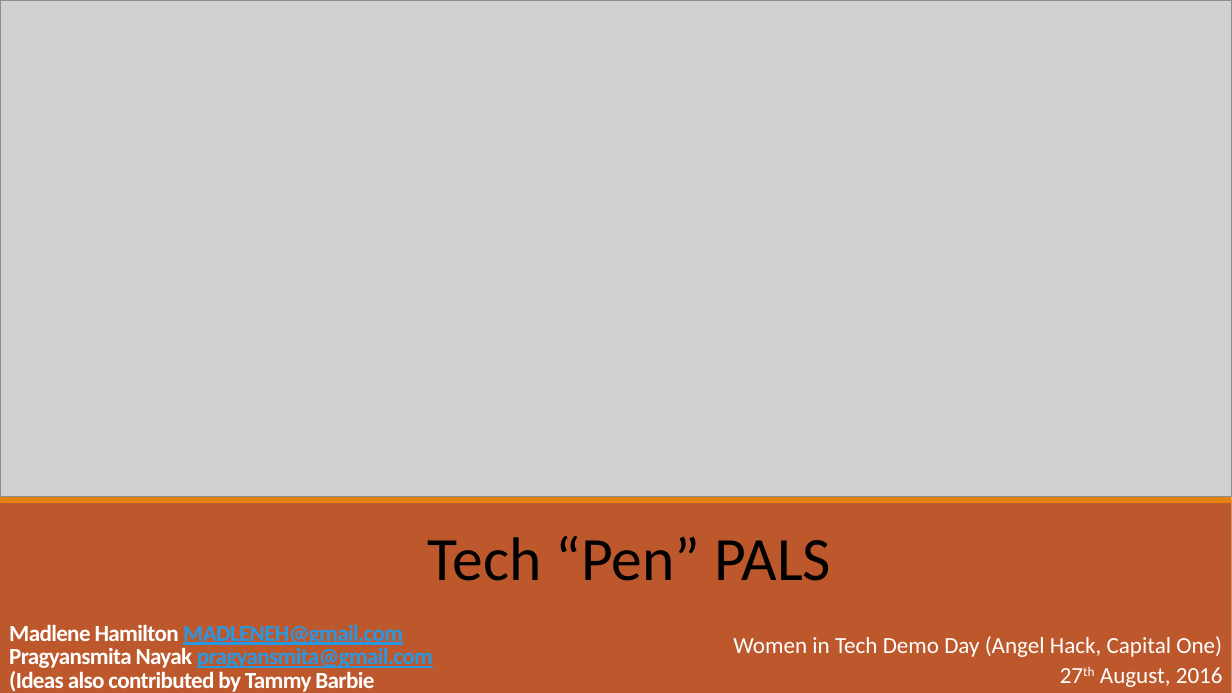
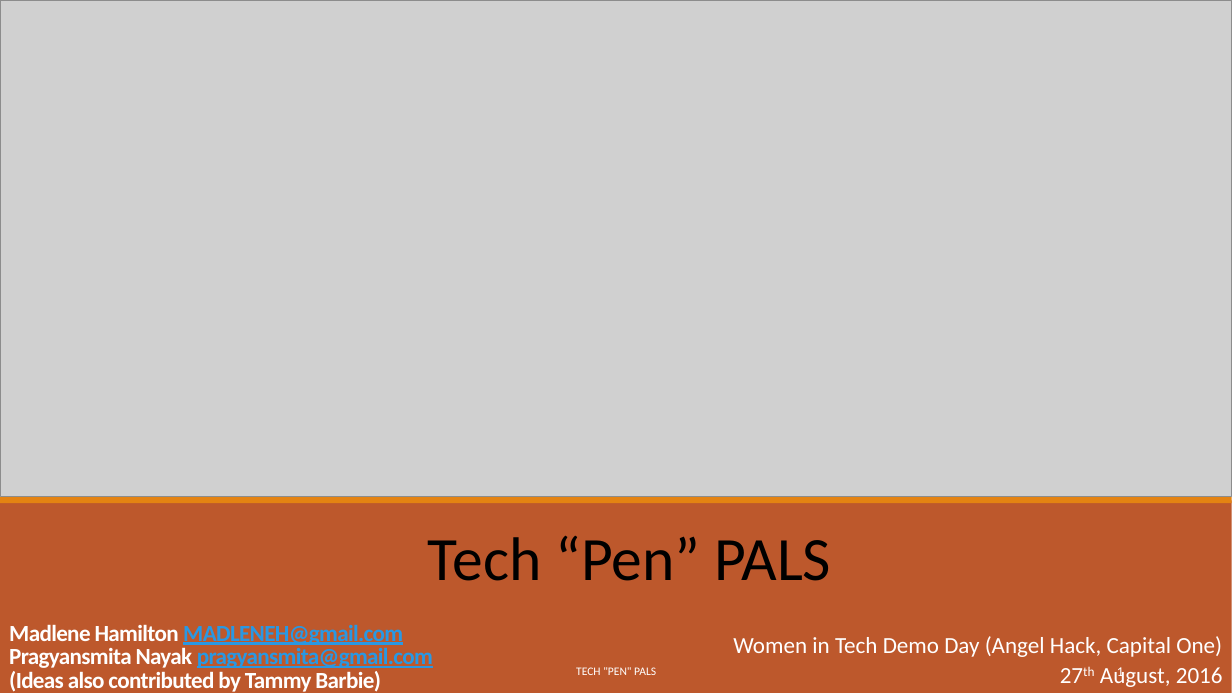
Before and after one commit to madlene/Tech_PenPals, a slide deck: slide 1 of Slides.pptx. Drawn at 1232x693 pixels with LibreOffice and Linux fonts; fonts in the diff are those of the drawing; grey boxes stand for pictures. Boxes give left, top, right and bottom in pixels: in the first picture for what was removed or moved away, otherwise in the second. Text is boxed around its words. In the diff, an @@ line names an element or a change of style, - is before the commit and + after.

```diff
--- a/Slides.pptx
+++ b/Slides.pptx
@@ title at bbox=[9, 624, 433, 692]: text changed @@
-Madlene Hamilton MADLENEH@gmail.com
-Pragyansmita Nayak pragyansmita@gmail.com
-(Ideas also contributed by Tammy Barbie
+Madlene Hamilton MADLENEH@gmail.com
+Pragyansmita Nayak pragyansmita@gmail.com
+(Ideas also contributed by Tammy Barbie)
@@ text added at bbox=[576, 667, 656, 675], 9 pt, text #FFFFFF @@
+TECH "PEN" PALS
@@ page number added at bbox=[1117, 667, 1124, 680], 10.5 pt, text #FFFFFF @@
+1
```
Also in this commit, not shown: 5 other slides changed, 1 slide added, 1 slide removed.
